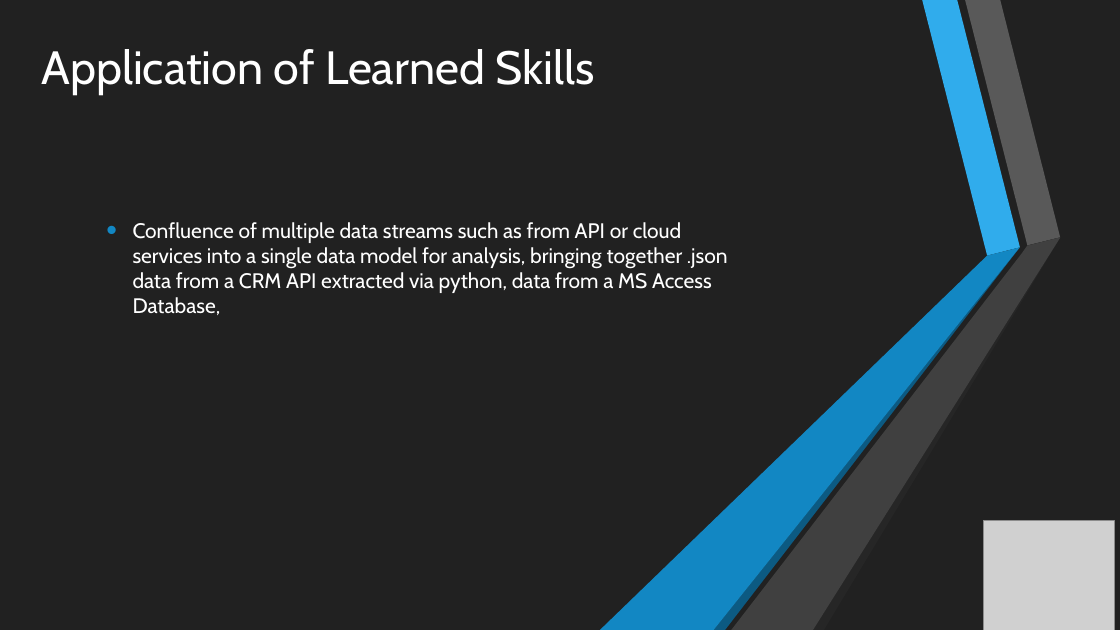
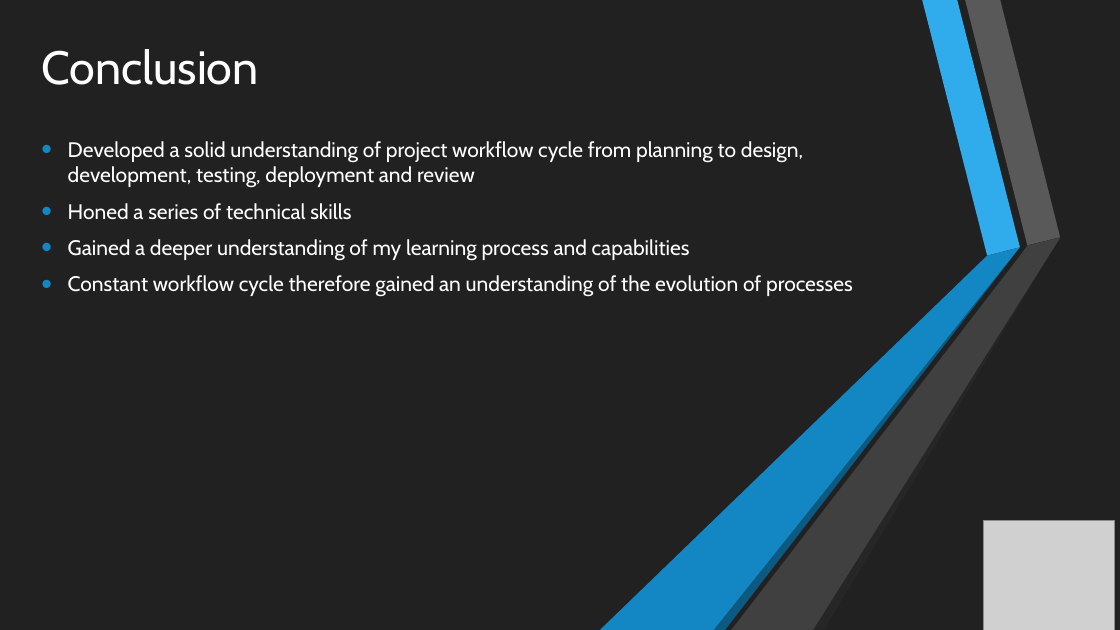
Before and after one commit to Alkrad94/JLR, a slide deck: slide 5 of JLR Interview Presentation.pptx. Drawn at 1120x630 pixels with LibreOffice and Linux fonts; fonts in the diff are those of the drawing; grey boxes stand for pictures. Boxes give left, top, right and bottom in pixels: in the first picture for what was removed or moved away, otherwise in the second. Text is boxed around its words. In the diff, an @@ line names an element or a change of style, - is before the commit and + after.

Commit message:
remodel
added extra

```diff
--- a/JLR Interview Presentation.pptx
+++ b/JLR Interview Presentation.pptx
@@ title at (41, 49, 258, 85): text changed @@
-Application of Learned Skills
+Conclusion
@@ text added at (68, 141, 853, 297), 18 pt, text #FFFFFF @@
+• Developed a solid understanding of project workflow cycle from planning to design, development, testing, deployment and review
+• Honed a series of technical skills
+• Gained a deeper understanding of my learning process and capabilities
+• Constant workflow cycle therefore gained an understanding of the evolution of processes
@@ text removed at (133, 222, 728, 315) @@
-• Confluence of multiple data streams such as from API or cloud services into a single data model for analysis, bringing together .json data from a CRM API extracted via python, data from a MS Access Database,
```
Also in this commit, not shown: 3 other slides changed, 1 slide removed, 1 other file.
